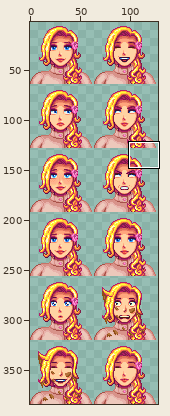
Sprite sheet: Portraits/Haley/Haley_Summer_Outdoor_Rain_3.png. The picture above shows the old version from afar; the outline marks the close-up.
Close-up. Earlier state:
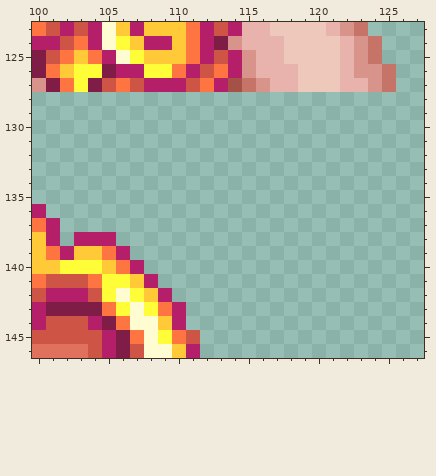
The file is 128x384 pixels. Colours within 5 levels of each other are drawn and written as one. Shown: x 100..127, y 123..146. The wide view leaves out empty margins.
The same view after the edit:
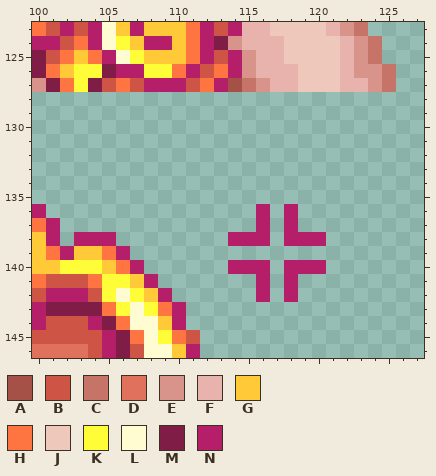
Palette (. is transparent): A #a65148  B #ce5546  C #c67368  D #e0715d  E #d8938a  F #e8b3ac  G #ffc938  H #ff7542  J #edc8bb  K #fffc38  L #fffcd1  M #801d46  N #b51e69
The exact change:
@@ x 112..122 @@
 135 ...........
-136 ...........
-137 ...........
-138 ...........
+136 ....N.N....
+137 ....N.N....
+138 ..NNN.NNN..
 139 ...........
-140 ...........
-141 ...........
-142 ...........
+140 ..NNN.NNN..
+141 ....N.N....
+142 ....N.N....
 143 ...........
Pixel boxes of the changes (left, top, right, bottom) in both close-ups:
added: (228, 204, 326, 302)
